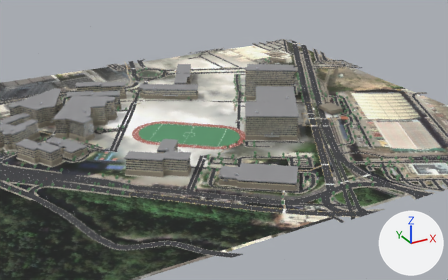
Renders of the Blender file public/models/must-campus.blend from each side of a commit.
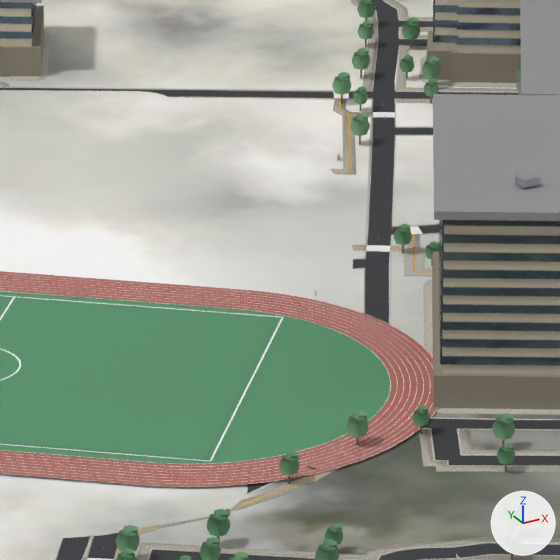
Old and new are each drawn from a 50 mm lens placed at (-356.0, -815.0, 374.0), pointed at (80.0, -22.0, -22.0) and again close up on the part from 43% to 58% of the width and 32% to 57% of the height. Arrows for +X, +Y and +Z are at lower right; the lights stay in place. The older version's two pictures come first.

Objects in the first close-up: 'AerialGround', 'GD_curb', 'GD_leafA', 'GD_leafB', 'GD_road', 'GD_sidewalk', 'complex_parapet', 'complex_podium', 'gym_parapet', 'sport_infield', 'sport_pitch', 'sport_track_surface' and 58 more.
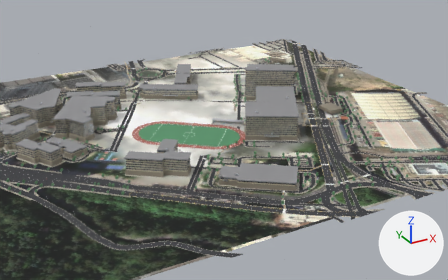
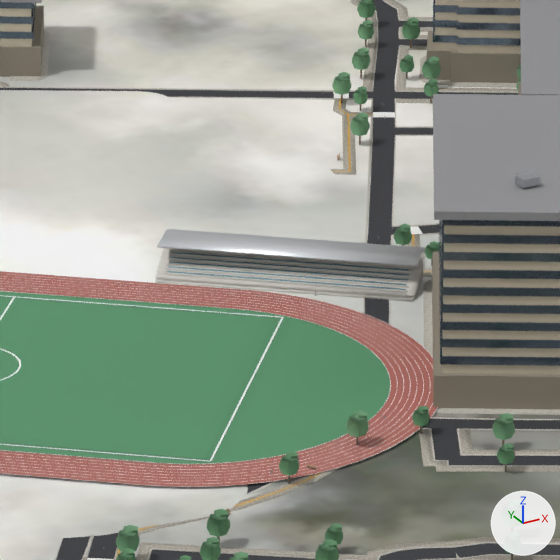
Commit message: feat(evac+campus): 人流监看动态化（曲线/速率/逐层趋势）+ 田径场观众看台

Edits to the bpy script that builds the scene:
```text
Add mat_gd_standmetal:
    mat_gd_standmetal = principled_material('GD_StandMetal')
    mat_gd_standmetal.base_color = (0.74, 0.76, 0.78)  # white #dfe2e5
    mat_gd_standmetal.metallic = 0.6
    mat_gd_standmetal.roughness = 0.45
Add mat_gd_standseat:
    mat_gd_standseat = principled_material('GD_StandSeat')
    mat_gd_standseat.base_color = (0.16, 0.33, 0.4)  # cyan #6f9baa
    mat_gd_standseat.roughness = 0.7
Add mat_gd_standconcrete:
    mat_gd_standconcrete = principled_material('GD_StandConcrete')
    mat_gd_standconcrete.base_color = (0.66, 0.64, 0.6)  # light grey #d4d1cb
    mat_gd_standconcrete.roughness = 0.85
Add me_gd_standmetalmesh:
    me_gd_standmetalmesh.from_pydata(...)  # 104 vertices, 120 faces; spans x 69.5..114.5, y -33.5..6.3, z 0.6..6.6
    me_gd_standmetalmesh.polygons.foreach_set('use_smooth', [True] * 120)
    me_gd_standmetalmesh.materials.append(mat_gd_standmetal)  # white #dfe2e5
Add me_gd_standseatmesh:
    me_gd_standseatmesh.from_pydata(...)  # 64 vertices, 96 faces; spans x 69.7..111.4, y -33.9..3.2, z 1.1..4.8
    me_gd_standseatmesh.polygons.foreach_set('use_smooth', [True] * 96)
    me_gd_standseatmesh.materials.append(mat_gd_standseat)  # cyan #6f9baa
Add me_gd_standconcretemesh:
    me_gd_standconcretemesh.from_pydata(...)  # 136 vertices, 324 faces; spans x 67.9..114.1, y -35.6..5.9, z 0.2..5.6
    me_gd_standconcretemesh.polygons.foreach_set('use_smooth', [True] * 324)
    me_gd_standconcretemesh.materials.append(mat_gd_standconcrete)  # light grey #d4d1cb
Add ob_gd_standmetal:
    ob_gd_standmetal = bpy.data.objects.new('GD_standMetal', me_gd_standmetalmesh)
    ob_gd_standmetal.location = (0.0, 0.0, 0.0)
Add ob_gd_standseat:
    ob_gd_standseat = bpy.data.objects.new('GD_standSeat', me_gd_standseatmesh)
    ob_gd_standseat.location = (0.0, 0.0, 0.0)
Add ob_gd_standconcrete:
    ob_gd_standconcrete = bpy.data.objects.new('GD_standConcrete', me_gd_standconcretemesh)
    ob_gd_standconcrete.location = (0.0, 0.0, 0.0)
```

Pixel boxes (x1, y1, x2, y2) of what changed, in the close-ups (560 x 560 px):
'GD_standConcrete', added: after (155, 248, 423, 302)
'GD_standMetal', added: after (157, 229, 425, 267)
'GD_standSeat', added: after (167, 252, 410, 290)
